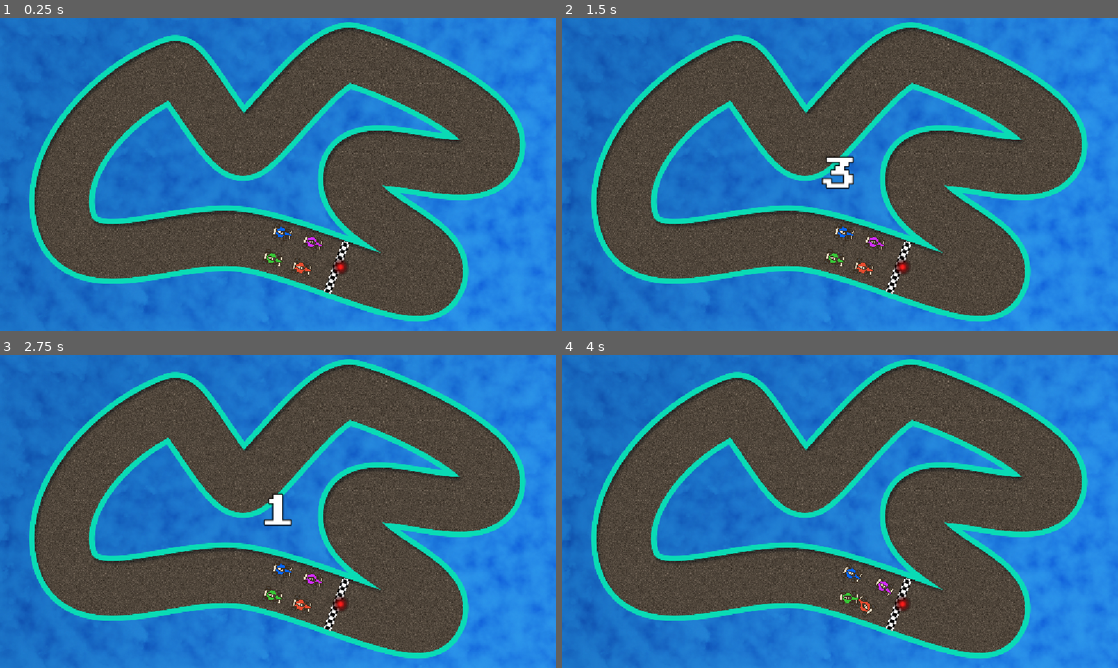
Above: before the commit, frames 1-4 (two rows, left to right).
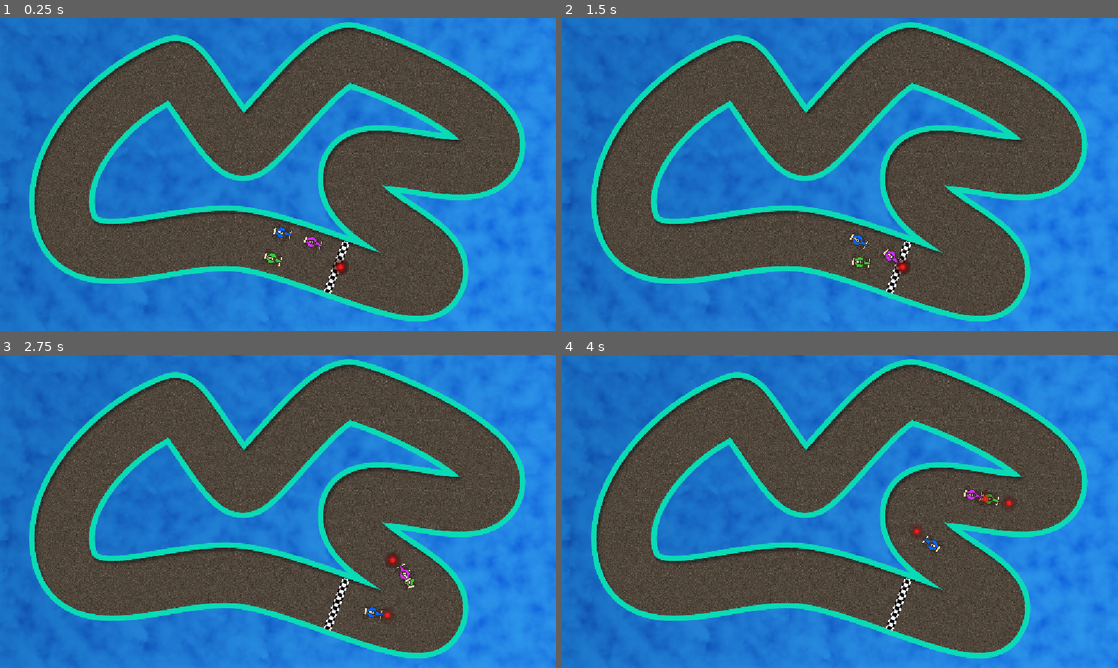
Above: after the commit, the same moments.

Repository: koreem-ahmed/mad-racer
Game: Godot game, scene res://scenes/Tracks/Track.tscn
Two runs of this game, one before a commit and one after it. Both use one fixed random seed, a clock stepped at 60 frames per second and the inputs below.
Inputs (mouse positions are in pixels of both pictures, inside the frame that each line leads up to):
- Up to frame 1 (0.25 s): no input
- Up to frame 2 (1.5 s): tap Enter at 0.5 s; move the mouse to (962, 158) at 0.52 s; hold Right (ui_right) 0.53-1.28 s; hold S (Start) 0.53-1.28 s; click (962, 158) at 0.67 s; move the mouse to (728, 190) at 1.27 s; hold Down from 1.28 s (still down); tap Alt at 1.35 s
- Up to frame 3 (2.75 s): move the mouse to (333, 442) at 2.02 s; release Down at 2.03 s; hold Right (ui_right) from 2.03 s (still down); tap Shift at 2.1 s
- Up to frame 4 (4 s): move the mouse to (812, 574) at 2.77 s; release Right (ui_right) at 2.78 s; hold Up (ui_up) 2.78-3.53 s; tap S (Start) at 2.85 s; click (812, 574) at 2.92 s; move the mouse to (1006, 558) at 3.52 s; hold Left (ui_left) from 3.53 s (still down); tap Alt at 3.6 s

The runs differ from the first frame. In frame 1, less than 0.1% of the frame differs, in the area x 52-57%, y 76-83%; in frame 2, 1.0%; in frame 3, 1.1%, in the area x 47-76%, y 44-85%; in frame 4, 0.8%.

Commit message:
making the race over state
I made the race over to end the race and made it a global state to apply for all cars also i made an ending timer which force all cars to finish after 2s after the first car passed the finish line.

Diff:
--- /dev/null
+++ b/Classes/CarRaceData.gd
@@ -0,0 +1,42 @@
+extends Object
+
+
+class_name CarRaceData
+
+const DEFAULT_LAPTIME: float = 999.99
+
+var car_number: int
+var car_name: String
+var total_time: float = 0.0
+var completed_laps: int
+var partial_progress: float = 0.0
+var best_lap: float = DEFAULT_LAPTIME
+var target_laps: int = 0
+
+
+var race_completed: bool:
+	get: return completed_laps == target_laps
+
+var total_progress: float:
+	get: return completed_laps + partial_progress
+
+
+func _init(_car_name: String, _car_number: int, _target_laps: int) -> void:
+	car_name = _car_name
+	car_number = _car_number
+	target_laps = _target_laps
+
+
+func add_lap_time(lap_time: float) -> void:
+	completed_laps += 1
+	best_lap = min(best_lap, lap_time)
+
+
+
+func set_total_time(_total_time: float) -> void:
+	total_time = _total_time
+
+
+func force_finish(_total_time: float, progress: float) -> void:
+	partial_progress = progress
+	total_time = _total_time
--- a/Classes/LapCompleteData.gd
+++ b/Classes/LapCompleteData.gd
@@ -7,8 +7,8 @@
 var lap_time: float
 var car: Car
 
-func _init(p_car: Car, lt:  float) -> void:
-	car = p_car
+func _init(_car: Car, lt:  float) -> void:
+	car = _car
 	lap_time = lt
 
 
--- a/scenes/RaceController.tscn
+++ b/scenes/RaceController.tscn
@@ -4,3 +4,10 @@
 
 [node name="RaceController" type="Node" unique_id=1426071283]
 script = ExtResource("1_e2ha0")
+total_laps = 3
+
+[node name="RaceOverTimer" type="Timer" parent="." unique_id=1206944913]
+wait_time = 2.0
+one_shot = true
+
+[connection signal="timeout" from="RaceOverTimer" to="." method="_on_race_over_timer_timeout"]
--- a/scenes/Tracks/Track.tscn
+++ b/scenes/Tracks/Track.tscn
@@ -7,7 +7,6 @@
 [ext_resource type="PackedScene" uid="uid://drq8exgion2m4" path="res://scenes/Track Processor/TrackProcessor.tscn" id="5_q1gcb"]
 [ext_resource type="Texture2D" uid="uid://dec3bup5l0rha" path="res://assets/levels/Images/FinishLine.png" id="6_uriw6"]
 [ext_resource type="PackedScene" uid="uid://mqtjdmq724f8" path="res://scenes/VerificationLayer.tscn" id="7_182rf"]
-[ext_resource type="PackedScene" uid="uid://doox71dhvje0x" path="res://scenes/PlayerCar.tscn" id="8_u5gbe"]
 [ext_resource type="PackedScene" uid="uid://dvaolyrr6a1gs" path="res://scenes/CpuCar.tscn" id="9_63hka"]
 [ext_resource type="PackedScene" uid="uid://cqs0ea73r6msh" path="res://scenes/RaceController.tscn" id="9_4784h"]
 [ext_resource type="Texture2D" uid="uid://dlry4iqrl31mt" path="res://assets/levels/Images/CarGreen.png" id="10_q1gcb"]
@@ -99,15 +98,6 @@
 
 [node name="Cars holder" type="Node" parent="." unique_id=1837840757]
 
-[node name="Player Car" parent="Cars holder" unique_id=323058446 instance=ExtResource("8_u5gbe")]
-position = Vector2(626, 518)
-rotation = 0.30986735
-car_name = "Light Mcqueen"
-car_number = 0
-bounce_time = 0.8
-bounce_force = 30.0
-slipping_speed_range = Vector2(0.2, 0.5)
-
 [node name="CPU Car" parent="Cars holder" unique_id=860932081 instance=ExtResource("9_63hka")]
 position = Vector2(565.99994, 499)
 rotation = 0.34785226
@@ -134,12 +124,14 @@
 car_name = "Cal Weathers"
 
 [node name="RaceController" parent="." unique_id=1426071283 instance=ExtResource("9_4784h")]
+total_laps = 2
 
 [node name="WayPoints holder" type="Node" parent="." unique_id=1157639865]
 
 [node name="UiCanvas" type="CanvasLayer" parent="." unique_id=1376558374]
 
 [node name="Count down" parent="UiCanvas" unique_id=2113504807 instance=ExtResource("14_uriw6")]
+waiting_time = 0.1
 
 [connection signal="area_entered" from="track_collision" to="." method="_on_track_collision_area_entered"]
 [connection signal="area_entered" from="Start_Line" to="." method="_on_start_line_area_entered"]
--- a/scripts/Car.gd
+++ b/scripts/Car.gd
@@ -4,7 +4,7 @@
 class_name Car
 
 
-enum CarState {WAITING, DRIVING, BOUNCING, SLIPPING}
+enum CarState {WAITING, DRIVING, BOUNCING, SLIPPING, RACEOVER }
 
 @export var car_texture: Texture2D = preload("res://assets/levels/Images/CarRed.png")
 @export var car_name: String = "Light Mcqueen"
@@ -54,6 +54,7 @@
 
 func change_state(new_state: CarState) -> void:
 	if new_state == _state: return
+	if _state == CarState.RACEOVER: return
 	_state = new_state
 
 	match new_state:
@@ -63,6 +64,8 @@
 			slipping_oil()
 		CarState.DRIVING:
 			set_physics_process(true)
+		CarState.RACEOVER:
+			set_physics_process(false)
 
 #endregion
 
@@ -137,8 +140,9 @@
 		var lcd: LapCompleteData = LapCompleteData.new(self, lap_time)
 		print("Lap _completed %s" % lcd)
 		EventHub.emit_on_lap_completed(lcd)
-		lap_time = 0
 	_verification_passed.clear()
+	lap_time = 0
+
 
 func hit_verification(verification_id: int) -> void:
 	if verification_id not in _verification_passed:
--- a/scripts/RaceController.gd
+++ b/scripts/RaceController.gd
@@ -1,13 +1,78 @@
 extends Node
 
 
-class_name RaceController
+class_name Race_Controller
+
+@export var total_laps: int = 5
+
+@onready var race_controller: Race_Controller = $"."
+@onready var race_over_timer: Timer = $RaceOverTimer
+
+
+var cars: Array[Car] = []
+var track_curve: Curve2D
+var _race_data: Dictionary[Car, CarRaceData] = {}
+var started: bool = false
+var finished: bool = false
+var start_time: float
+
+
+func setup(_cars: Array[Car], _track_curve: Curve2D):
+	cars = _cars
+	track_curve = _track_curve
+	for c in _cars:
+		_race_data[c] = CarRaceData.new(
+			c.car_name, c.car_number, total_laps
+		)
+	print("Race_Controller init with %d cars" % _cars.size())
 
 
 func _enter_tree() -> void:
-	EventHub.on_lap_completed.emit()
+	EventHub.on_lap_completed.connect(emit_on_lap_completion)
+	EventHub.on_race_start.connect(on_race_start)
 
 
 
-func emit_on_lap_completed(info: LapCompleteData) -> void:
+func on_race_start() -> void:
+	if started:
+		return
+	started = true
+	finished  = false
+	start_time = Time.get_ticks_msec()
+
+func get_elapsed_time() -> float:
+	return   Time.get_ticks_msec() - start_time
+
+func emit_on_lap_completion(info: LapCompleteData) -> void:
 	print("RaceController on_lap_completed:", info)
+	if not started or finished: return
+
+	var car: Car = info.car
+	var rd: CarRaceData = _race_data[car]
+	rd.add_lap_time(info.lap_time)
+
+	if rd.race_completed:
+		print("race finnished")
+		car.change_state(Car.CarState.RACEOVER)
+		rd.set_total_time(get_elapsed_time())
+		if race_over_timer.is_stopped(): race_over_timer.start()
+
+
+func finish_race() -> void:
+	if finished: return
+	finished = true
+
+	var total_len: float = track_curve.get_baked_length()
+	for c in cars:
+		var rd: CarRaceData = _race_data[c]
+		var elapesed: float = Time.get_ticks_msec() - start_time
+		if not rd.race_completed:
+			var offset: float = track_curve.get_closest_offset(c.global_position)
+			var progress: float = offset / total_len
+			rd.force_finish(elapesed, progress)
+			c.change_state(Car.CarState.RACEOVER)
+			pass
+
+
+func _on_race_over_timer_timeout() -> void:
+	finish_race()
--- a/scripts/Track.gd
+++ b/scripts/Track.gd
@@ -7,8 +7,9 @@
 @onready var verification_holder: Node = $"Verification holder"
 @onready var track_processor: TrackProcessor = $"track path/TrackProcessor"
 @onready var way_points_holder: Node = $"WayPoints holder"
+@onready var race_controller: Race_Controller = $RaceController
 
-var _track_curve: Curve2D
+var track_curve: Curve2D
 
 func _ready() -> void:
 	await setup()
@@ -16,7 +17,8 @@
 
 
 func setup() -> void:
-	_track_curve = track_path.curve
+	var cars: Array[Car] = []
+	track_curve = track_path.curve
 
 	track_processor.build_waypoin_data(way_points_holder)
 
@@ -24,10 +26,13 @@
 	print("track_processor.biuld_completed")
 
 	for car in cars_holder.get_children():
+		cars.append(car)
 		if car is Car:
 			car.setup(verification_holder.get_children().size())
 		if car is CPU_Car:
 			car.set_next_waypoint(track_processor.first_waypoint)
+
+	race_controller.setup(cars, track_curve)
 
 
 
@@ -35,8 +40,8 @@
 
 
 func _path_direction(from_pos: Vector2) -> Vector2:
-	var closest_offset: float = _track_curve.get_closest_offset(from_pos)
-	var nearest_point: Vector2 = _track_curve.sample_baked(closest_offset)
+	var closest_offset: float = track_curve.get_closest_offset(from_pos)
+	var nearest_point: Vector2 = track_curve.sample_baked(closest_offset)
 	return from_pos.direction_to(nearest_point)
 
 
Not shown, added: Classes/CarRaceData.gd.uid
